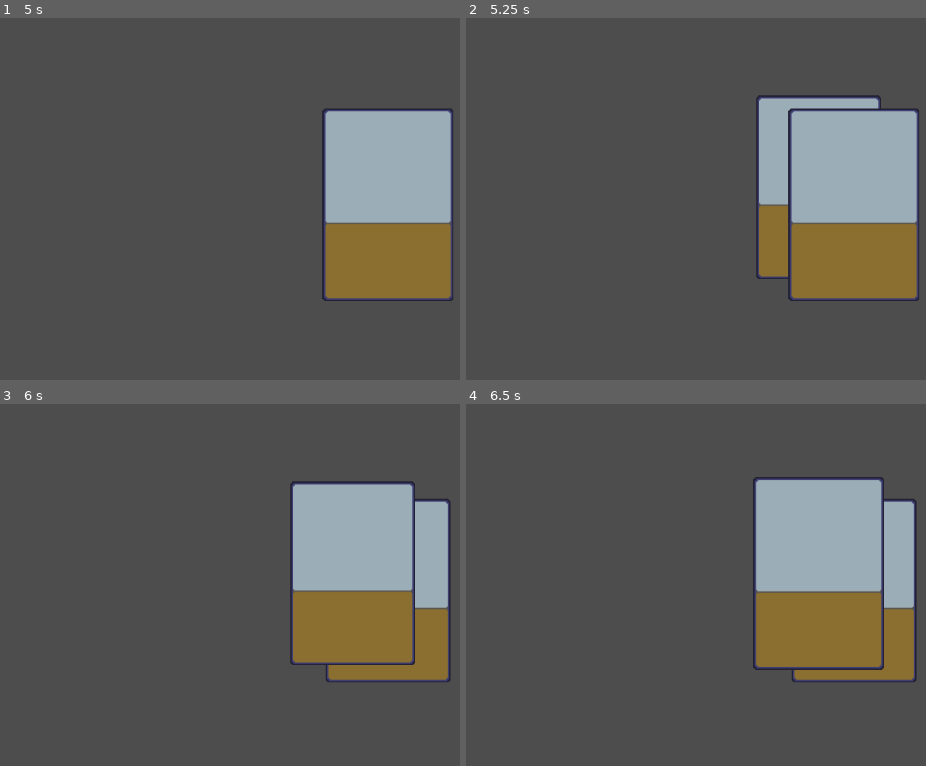
Above: before the commit, frames 1-4 (two rows, left to right).
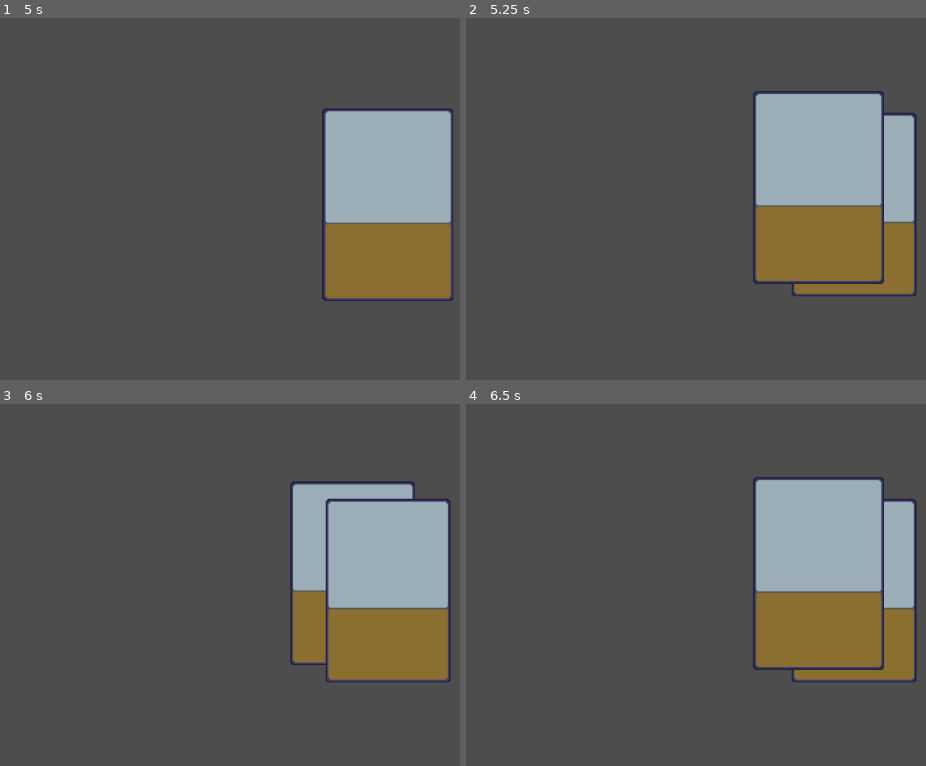
Above: after the commit, the same moments.

Repository: shanearthur/htbg-casters
Game: Godot game, scene res://scenes/main.tscn
Same seed, same stepped clock (60 frames per second), same inputs: the game is played once before the commit and once after it.
Inputs (mouse positions are in pixels of both pictures, inside the frame that each line leads up to):
- Up to frame 1 (5 s): tap Enter at 0.5, 2, 3.5 s; drag from (174, 199) to (386, 206) at 0.52 s; tap Space at 1.25, 2.75, 4.25 s; drag from (386, 206) to (271, 278) at 1.27 s; move the mouse to (391, 90) at 2.02 s; click (391, 90) at 2.17 s; drag from (271, 278) to (73, 119) at 2.77 s; move the mouse to (outside the picture) at 3.52 s; click (outside the picture) at 3.67 s; drag from (73, 119) to (386, 206) at 4.27 s
- Up to frame 2 (5.25 s): move the mouse to (820, 188) at 5.02 s; click (820, 188) at 5.17 s
- Up to frame 3 (6 s): drag from (193, 461) to (386, 592) at 5.77 s
- Up to frame 4 (6.5 s): no input

Frame 1 is identical in both runs. In frame 2, 4.9% of the frame differs, in the area x 62-99%, y 20-79%; in frame 3, 2.0%; in frame 4, nothing differs.

Commit message:
FIX: clicking to drag stacked cards sometimes picks bottom card

Diff:
--- a/scripts/card_manager.gd
+++ b/scripts/card_manager.gd
@@ -68,6 +68,19 @@
 		card.z_index = 1
 
 
+func get_card_with_highest_z_index(cards):
+	# assume first card has highest z index
+	var highest_z_card = cards[0].collider.get_parent()
+	var highest_z_index = highest_z_card.z_index
+	# loop through rads to get highest index
+	for i in range(1, cards.size()):
+		var current_card = cards[i].collider.get_parent()
+		if current_card.z_index > highest_z_index:
+			highest_z_card = current_card
+			highest_z_index = current_card.z_index
+	return highest_z_card
+
+
 func castcheck_for_card():
 	# taken from tutorial - apparently Godot's recommendation
 	var space_state = get_world_2d().direct_space_state
@@ -77,5 +90,6 @@
 	parameters.collision_mask = COLLISION_MASK_CARD
 	var result = space_state.intersect_point(parameters)
 	if result.size() > 0:
-		return result[0].collider.get_parent()
+		#return result[0].collider.get_parent()
+		return get_card_with_highest_z_index(result)
 	return null
